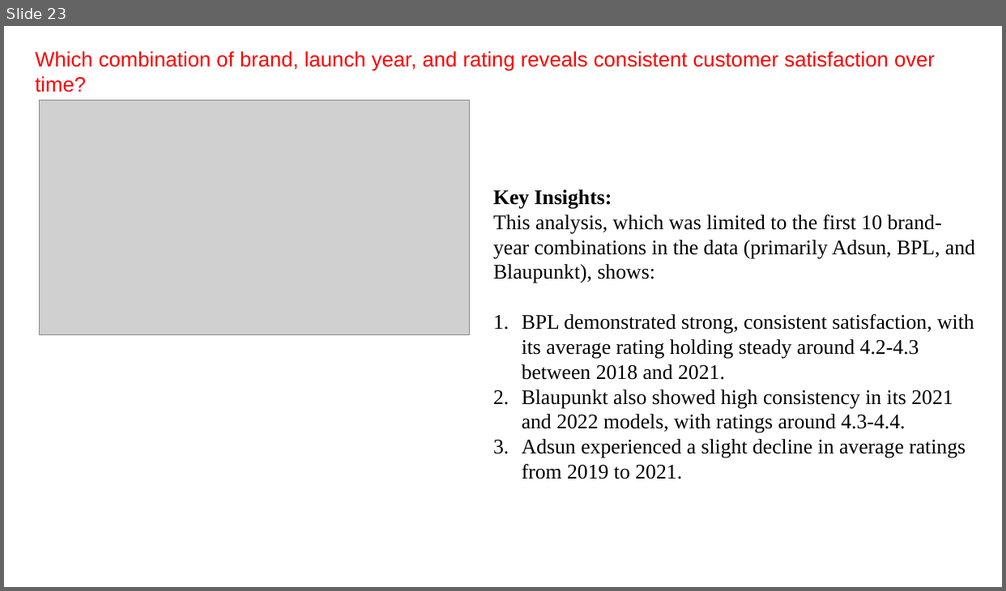
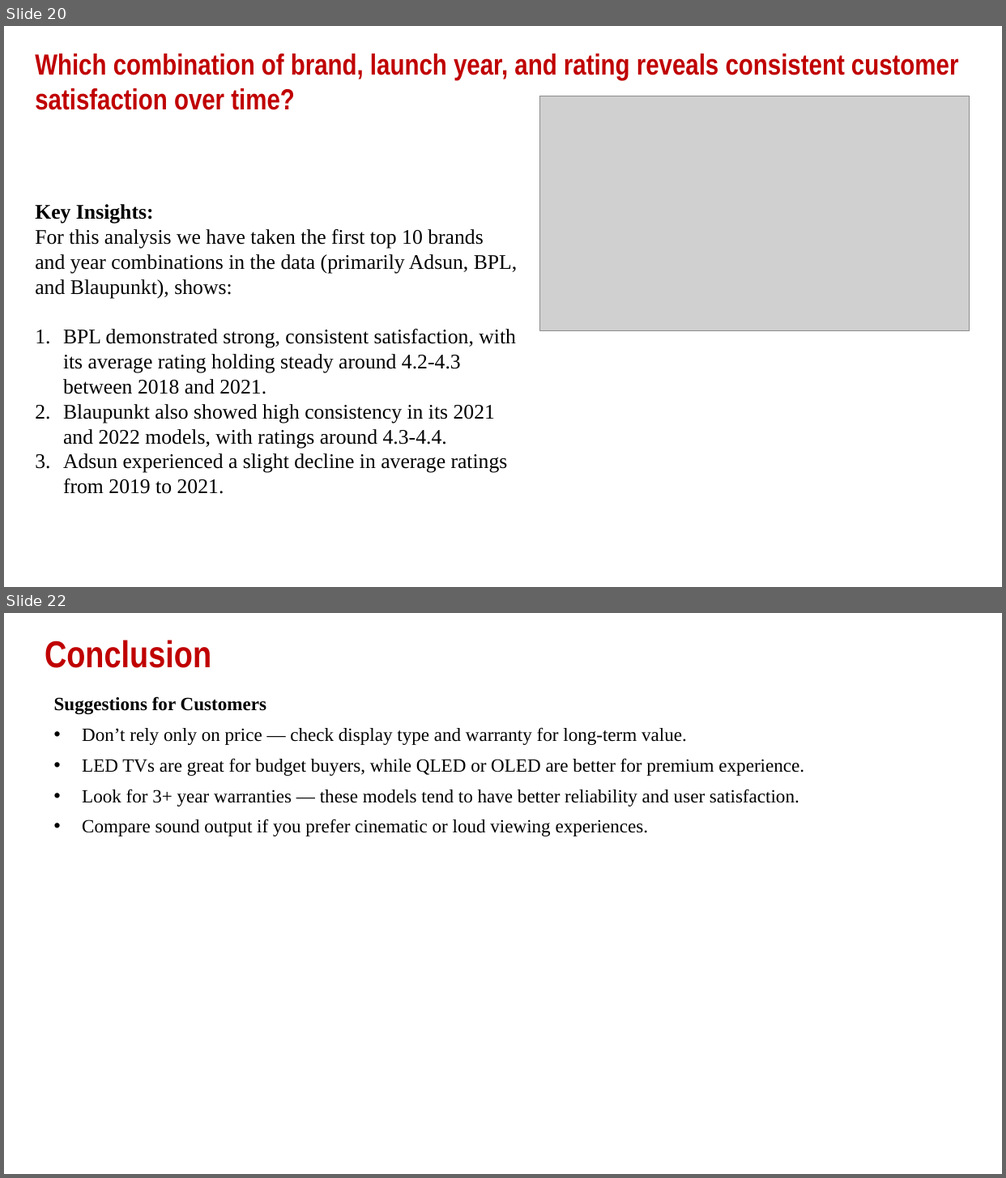
Before and after one commit to ManasaSiripurapu/smart-tv-analysis, a slide deck: SmartTV_DataAnalysis.pptx. Shown one above the other, each under a label of ours: slide 23 before the commit, slides 20 and 22 after it; the slides between them are not shown. The pictures are 1006x591 and 1006x1178 pixels, drawn with LibreOffice and Linux fonts; fonts in the diff are those of the drawing; grey boxes stand for pictures; background and template pictures are left out. Boxes give left, top, right and bottom in pixels: in the first picture for what was removed or moved away, otherwise in the second. Text is boxed around its words. In the diff, an @@ line names an element or a change of style, - is before the commit and + after.

```diff
--- a/SmartTV_DataAnalysis.pptx
+++ b/SmartTV_DataAnalysis.pptx
@@ slide 22 added at <box>4,613,1002,1174</box>, background #FFFFFF @@
@@ title added at <box>44,640,211,668</box>, 36 pt, text #C00000, bold @@
+Conclusion
@@ text added at <box>54,696,804,837</box>, 18 pt, text #000000 @@
+Suggestions for Customers
+• Don’t rely only on price — check display type and warranty for long-term value.
+• LED TVs are great for budget buyers, while QLED or OLED are better for premium experience.
+• Look for 3+ year warranties — these models tend to have better reliability and user satisfaction.
+• Compare sound output if you prefer cinematic or loud viewing experiences.
@@ what was slide 23 is now slide 20 @@
@@ slide 20 changed as well @@
@@ text "Which combination of brand, launch ..." at <box>35,54,958,110</box>: size 20 to 28 pt, font Arial to Arial Narrow, text colour #FF0000 to #C00000, bold on @@
@@ picture: place and size @@
-picture at <box>39,100,469,335</box>
+picture at <box>539,96,969,331</box>
@@ text "Key Insights:": place and size @@
-text "Key Insights:" at <box>493,190,975,480</box>
+text "Key Insights:" at <box>35,204,518,494</box>
@@ text at <box>35,229,518,298</box>: text changed @@
-This analysis, which was limited to the first 10 brand-year combinations in the data (primarily Adsun, BPL, and Blaupunkt), shows:
+For this analysis we have taken the first top 10 brands and year combinations in the data (primarily Adsun, BPL, and Blaupunkt), shows:
```
Also in this commit, not shown: 19 other slides changed, 3 slides removed.
